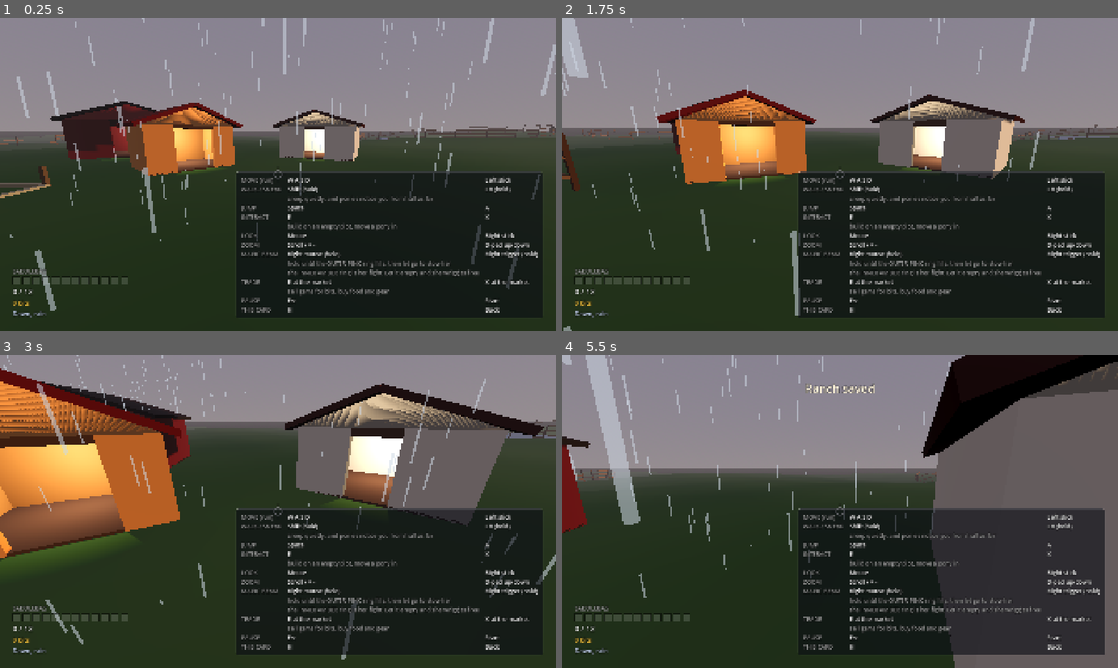
Above: before the commit, frames 1-4 (two rows, left to right).
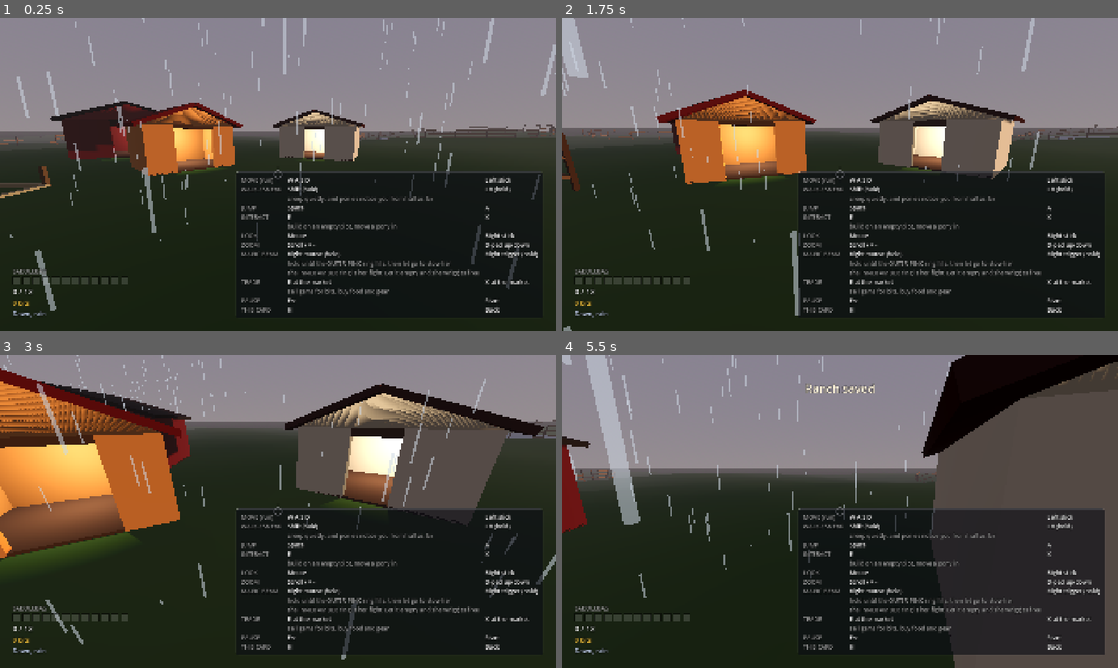
Above: after the commit, the same moments.

Repository: 9je/filly-rancher
Game: Godot game, scene res://world/ranch.tscn
Two runs of this game, one before a commit and one after it. Both use one fixed random seed, a clock stepped at 60 frames per second and the inputs below.
Inputs (mouse positions are in pixels of both pictures, inside the frame that each line leads up to):
- Up to frame 1 (0.25 s): no input
- Up to frame 2 (1.75 s): tap Enter (ui_accept) at 0.5 s; move the mouse to (867, 174) at 0.52 s; hold W (move_forward) from 0.53 s (still down); right-click (867, 174) at 0.6 s; tap Space (jump) at 0.77, 1.52 s; move the mouse to (812, 174) at 1.27 s; tap E (interact) at 1.35 s
- Up to frame 3 (3 s): keep holding W (move_forward); move the mouse to (289, 505) at 2.02 s; tap Keypad 2 (look_down) at 2.1 s; move the mouse to (272, 517) at 2.77 s; tap Keypad 4 (look_left) at 2.85 s
- Up to frame 4 (5.5 s): keep holding W (move_forward); tap Space (jump) at 3.02, 3.77, 4.52 s; move the mouse to (878, 514) at 3.52 s; tap Keypad 6 (look_right) at 3.6 s; move the mouse to (795, 508) at 4.27 s; tap Keypad 8 (look_up) at 4.35 s; move the mouse to (845, 511) at 5.02 s; tap Shift (sneak) at 5.1 s

The runs differ from the first frame. In frame 3, less than 0.1% of the frame differs, in the area x 27-29%, y 24-25%; in frame 4, 9.0%, in the area x 74-100%, y 11-100%.

Commit message:
fix: moonlight, so the ranch can be played at night
All four NIGHT cells of the sky sheet were too dark to play in. The cause was
not the sky: ranch.tscn's Environment took 85% of its ambient colour from the
sky, and once the rig started driving the sky's lower hemisphere correctly
(which it had to, or every night glowed green) the night's only fill light was
a zenith of luminance 0.04.

The scene now takes 35% of its ambient colour from the sky and 65% from
ambient_light_color, and the rig drives that colour as a new target key: a warm
low sun at dawn and dusk, a cool skylight at noon, and at night a blue
moonlight, each dragged 0.4 of the way toward the same phase scaled cloud the
sky is mixed with. The night's ambient base is 0.70 and the weather multiplier
is floored at 0.7 at night only, which puts the effective ambient luminance of
a stormy night at 0.122.

That floor means a stormy night's ambient ENERGY (0.49) sits above a stormy
day's (0.144), which is correct: energy multiplies a colour, and the night's
colour is a dim blue while the day's is a bright skylight. The "night is
darker than day" invariant is therefore asserted on light_energy and on
sky_top luminance, and the ambient clause is gone from it, with the reasoning
written into that test's own docstring.

Diff:
--- a/game/test/test_sky_rig.gd
+++ b/game/test/test_sky_rig.gd
@@ -203,11 +203,20 @@
 func test_the_night_is_strictly_darker_than_the_day_in_every_driven_value() -> void:
 	# Weather scales both hours by the same factor, so this has to hold in all four of them
 	# or one of the weather tables has quietly stood the clock on its head.
+	#
+	# AMBIENT ENERGY IS DELIBERATELY NOT ON THIS LIST, and used to be. Energy is only half of
+	# an ambient: the Environment multiplies it by ambient_light_color, and since ruling 18
+	# the rig drives that colour too. The night's fill colour is a dim blue moonlight and the
+	# day's is a bright skylight, so the same amount of light on screen needs a much larger
+	# number at night. With NIGHT_WEATHER_FLOOR holding a stormy night at 0.49 against a
+	# stormy day's 0.144, asserting an ordering on the multiplier alone would be asserting
+	# that a night is darker by comparing two numbers that are not in the same units. What
+	# reaches the eye is asserted here on light_energy and on sky_top luminance instead, and
+	# the fill light's own colour is ordered in
+	# test_the_night_fills_its_shadows_with_blue_moonlight below.
 	for weather in [CLEAR, RAIN, FOG, STORM]:
 		assert_lt(SkyRigScript.light_energy(NIGHT, weather),
 			SkyRigScript.light_energy(DAY, weather), "sunlight, weather %d" % weather)
-		assert_lt(SkyRigScript.ambient_energy(NIGHT, weather),
-			SkyRigScript.ambient_energy(DAY, weather), "ambient, weather %d" % weather)
 		assert_lt(SkyRigScript.sky_top(NIGHT, weather).get_luminance(),
 			SkyRigScript.sky_top(DAY, weather).get_luminance(), "zenith, weather %d" % weather)
 		assert_lt(SkyRigScript.sky_horizon(NIGHT, weather).get_luminance(),
@@ -218,6 +227,23 @@
 		assert_lt(SkyRigScript.ground_bottom(NIGHT, weather).get_luminance(),
 			SkyRigScript.ground_bottom(DAY, weather).get_luminance(),
 			"ground below, weather %d" % weather)
+
+
+func test_the_night_fills_its_shadows_with_blue_moonlight() -> void:
+	# The Environment takes 65% of its ambient colour from this and only 35% from the sky, so
+	# this is the colour a player actually sees in the shadows. It has to be blue, or a night
+	# reads as an underexposed day, and it has to be darker than the day's or the phases are
+	# the wrong way round in the one value that is not the energy.
+	var night: Color = SkyRigScript.ambient_light_color(NIGHT, CLEAR)
+	var day: Color = SkyRigScript.ambient_light_color(DAY, CLEAR)
+	assert_gt(night.b, night.r,
+		"moonlight is blue: got r %.3f b %.3f" % [night.r, night.b])
+	assert_lt(night.get_luminance(), day.get_luminance(),
+		"and dimmer than the daylight skylight it replaces")
+	for weather in [CLEAR, RAIN, FOG, STORM]:
+		assert_lt(SkyRigScript.ambient_light_color(NIGHT, weather).get_luminance(),
+			SkyRigScript.ambient_light_color(DAY, weather).get_luminance(),
+			"fill colour, weather %d" % weather)
 
 
 func test_the_weather_multipliers_are_the_agreed_ones() -> void:
@@ -292,6 +318,10 @@
 	_environment.background_mode = Environment.BG_SKY
 	_environment.sky = sky
 	_environment.ambient_light_source = Environment.AMBIENT_SOURCE_SKY
+	# ranch.tscn's own split and its own hand authored fill colour, so a test that says the
+	# rig repaints the ambient is repainting the same daylight blue the ranch ships.
+	_environment.ambient_light_sky_contribution = 0.35
+	_environment.ambient_light_color = Color(0.729412, 0.803922, 0.878431)
 	_environment.ambient_light_energy = 0.32
 	_environment.fog_enabled = true
 	_environment.fog_density = 0.0011
@@ -347,6 +377,20 @@
 	assert_lt(_sky_material.ground_horizon_color.get_luminance(),
 		daylight_grass.get_luminance() * 0.5,
 		"a night ground band must be nothing like the daylight grass it replaced")
+
+	# And the fill light, which is the other half of the same fix: a rig that darkened the
+	# ground half of the sky without also writing a moonlight ambient would leave exactly the
+	# unplayable night this ruling exists to undo.
+	var wanted: Color = SkyRigScript.ambient_light_color(NIGHT, CLEAR)
+	assert_almost_eq(_environment.ambient_light_color.r, wanted.r, 0.001,
+		"the fill light's red reached the Environment")
+	assert_almost_eq(_environment.ambient_light_color.g, wanted.g, 0.001,
+		"and its green")
+	assert_almost_eq(_environment.ambient_light_color.b, wanted.b, 0.001,
+		"and its blue, which is the one that makes it moonlight")
+	assert_almost_eq(_environment.ambient_light_energy,
+		SkyRigScript.ambient_energy(NIGHT, CLEAR), 0.001,
+		"and the energy it is multiplied by")
 
 
 func test_a_pinned_clear_day_puts_the_sun_up_and_the_rain_away() -> void:
--- a/game/world/ranch.tscn
+++ b/game/world/ranch.tscn
@@ -32,7 +32,7 @@
 sky = SubResource("Sky")
 ambient_light_source = 3
 ambient_light_color = Color(0.729412, 0.803922, 0.878431, 1)
-ambient_light_sky_contribution = 0.85
+ambient_light_sky_contribution = 0.35
 ambient_light_energy = 0.32
 tonemap_mode = 3
 tonemap_white = 3.0
--- a/game/world/sky_rig.gd
+++ b/game/world/sky_rig.gd
@@ -4,8 +4,8 @@
 ## the weather is doing; this node is the only thing that turns that answer into photons.
 ## It moves the ranch's DirectionalLight3D along an arc, retints its light, repaints all
 ## four of the ProceduralSkyMaterial's colours (both halves of the sky, not just the half
-## above the skyline), thickens the WorldEnvironment's fog and turns a GPUParticles3D of
-## falling streaks on and off.
+## above the skyline), sets the WorldEnvironment's ambient fill colour and energy, thickens
+## its fog and turns a GPUParticles3D of falling streaks on and off.
 ##
 ## THE MAPPING IS PURE AND STATIC, the scene writing is not. Every question of the form
 ## "what colour is a stormy dusk" is a static function of (phase, weather) with no node in
@@ -78,15 +78,41 @@
 	Color(0.58, 0.40, 0.55),
 	Color(0.06, 0.08, 0.18),
 ]
-## DAY's 0.32 is likewise ranch.tscn's own ambient_light_energy. NIGHT's 0.22 is the other
-## half of the playability fix above: ambient is what fills the shadows the moon does not
-## reach, and at 0.10 the ground under a night sky was a silhouette with ponies lost in it.
-##
-## IT IS THE NIGHT'S BASE, NOT A FLOOR UNDER IT. Applying 0.22 as a hard minimum on the
-## finished value would put a stormy night (0.22) above a stormy day (0.32 x 0.45 = 0.144)
-## and stand the phases on their heads; weather still scales the night down from here, to
-## 0.099 at its very worst, which is twice what the old clear night got.
-const PHASE_AMBIENT_ENERGY: Array[float] = [0.24, 0.32, 0.22, 0.22]
+## DAY's 0.32 is likewise ranch.tscn's own ambient_light_energy. NIGHT's 0.70 is not an art
+## number at all, it is the answer to an arithmetic one. Ambient is what fills the shadows
+## the moon does not reach, and the Environment mixes its ambient from two sources: 35% off
+## the sky (which at night is a zenith of luminance 0.04) and 65% off ambient_light_color
+## (the moonlight below, luminance 0.36 once a storm has greyed it). The effective ambient
+## luminance is therefore about 0.249 per unit of energy at NIGHT/STORM, and the ranch stops
+## being playable below roughly 0.12 of it. 0.70 x 0.70 = 0.49 lands on 0.122. Anything
+## smaller is a night a player cannot catch a pony in.
+##
+## IT IS THE NIGHT'S BASE, NOT A FLOOR UNDER IT, and the night is the one phase whose
+## ordering against the day is NOT defined here: see the note on NIGHT_WEATHER_FLOOR.
+const PHASE_AMBIENT_ENERGY: Array[float] = [0.24, 0.32, 0.22, 0.70]
+
+## THE COLOUR OF THE FILL LIGHT, which is a separate question from how much of it there is.
+## ranch.tscn's Environment now takes only 35% of its ambient colour off the sky and 65% off
+## this, so these four are what actually lifts the shadows: a warm low sun at DAWN and DUSK,
+## a cool skylight at DAY, and at NIGHT a moonlight that is deliberately blue, because a
+## night lit by a neutral grey reads as an underexposed day rather than as moonlight.
+##
+## WHY THE SPLIT MOVED. It used to be 85% sky, which was fine only while the sky's lower
+## hemisphere was accidentally daylight grass. Driving that half correctly (see
+## GROUND_HORIZON_DARKEN) removed the accidental fill and left all four NIGHT cells of the
+## sky sheet too dark to play in. The fix is to stop asking a night sky to be a lamp.
+const PHASE_AMBIENT_COLORS: Array[Color] = [
+	Color(0.86, 0.78, 0.74),
+	Color(0.80, 0.86, 0.94),
+	Color(0.82, 0.68, 0.64),
+	Color(0.48, 0.56, 0.80),
+]
+## How far the fill light is dragged toward the same cloud the sky is mixed with, so an
+## overcast hour fills its shadows with cloud light rather than with its own clear sky. It is
+## the sky's cloud, phase scaled by _cloud_light(), not the raw grey. CLEAR is zero for the
+## same reason WEATHER_SKY_MIX's is: its entry in WEATHER_SKY_GREY is a white placeholder
+## that no weather ever actually hangs in the air.
+const WEATHER_AMBIENT_MIX: Array[float] = [0.0, 0.4, 0.4, 0.4]
 
 ## THE HORIZON IS THE ZENITH, TINTED TOWARD ITS OWN HOUR. Each phase names the colour its
 ## band near the ground is pulled toward and HORIZON_BLEND says how far.
@@ -114,7 +140,8 @@
 ## (0.416, 0.529, 0.349), and a rig that wrote only the two sky colours left that green at
 ## full daylight brightness under a near black zenith: a bright green band ran the whole way
 ## round the horizon of every night shot. It leaked into the lighting too, since the scene's
-## ambient takes 85% of its colour from the sky.
+## ambient used to take 85% of its colour from the sky. That share is now 35%, and the rest
+## is PHASE_AMBIENT_COLORS below.
 const GROUND_HORIZON_DARKEN := 0.55
 const GROUND_BOTTOM_DARKEN := 0.30
 
@@ -161,6 +188,19 @@
 const MIN_LIGHT_ENERGY := 0.06
 const MIN_AMBIENT_ENERGY := 0.05
 
+## HOW MUCH OF THE NIGHT'S AMBIENT A STORM IS ALLOWED TO TAKE. Weather scales ambient the
+## same way it scales sunlight, but a storm's 0.45 applied on top of a night that is already
+## the darkest phase takes the fill light past the point where the ranch is legible. At
+## night, and only at night, the multiplier is floored here: a stormy night gets 0.70 of its
+## base rather than 0.45.
+##
+## THIS IS WHY "NIGHT IS DARKER THAN DAY" IS NOT AN AMBIENT CLAIM. With this floor a stormy
+## night's ambient energy (0.49) is above a stormy day's (0.144), and that is correct and
+## intended: ambient energy multiplies a colour, and the night's fill colour is a dim blue
+## moonlight while the day's is a bright skylight. The ordering that means anything on
+## screen is asserted on light_energy and on sky_top luminance, which hold in every weather.
+const NIGHT_WEATHER_FLOOR := 0.7
+
 ## The rain column: a 14 by 14 metre box of emitters one metre thick, RAIN_HEIGHT above
 ## whoever follow() was given, falling at RAIN_GRAVITY for RAIN_LIFETIME seconds.
 const RAIN_HEIGHT := 9.0
@@ -179,6 +219,7 @@
 const KEY_GROUND_HORIZON := "ground_horizon"
 const KEY_GROUND_BOTTOM := "ground_bottom"
 const KEY_AMBIENT_ENERGY := "ambient_energy"
+const KEY_AMBIENT_COLOR := "ambient_color"
 const KEY_FOG_DENSITY := "fog_density"
 const KEY_RAIN_AMOUNT := "rain_amount"
 
@@ -317,8 +358,22 @@
 
 
 static func ambient_energy(phase: int, weather: int) -> float:
-	var base: float = PHASE_AMBIENT_ENERGY[_phase_index(phase)]
-	return maxf(MIN_AMBIENT_ENERGY, base * WEATHER_ENERGY_SCALE[_weather_index(weather)])
+	var p := _phase_index(phase)
+	var base: float = PHASE_AMBIENT_ENERGY[p]
+	var scale: float = WEATHER_ENERGY_SCALE[_weather_index(weather)]
+	if p == WorldStateScript.Phase.NIGHT:
+		scale = maxf(scale, NIGHT_WEATHER_FLOOR)
+	return maxf(MIN_AMBIENT_ENERGY, base * scale)
+
+
+## THE COLOUR THE SHADOWS ARE FILLED WITH. The hour picks it and the weather drags it toward
+## whatever cloud is hanging in that hour, so a rainy dusk fills with grey rather than with
+## its own salmon sky. Written to Environment.ambient_light_color, which is 65% of the
+## finished ambient; the other 35% the Environment samples off the sky itself.
+static func ambient_light_color(phase: int, weather: int) -> Color:
+	var p := _phase_index(phase)
+	var w := _weather_index(weather)
+	return PHASE_AMBIENT_COLORS[p].lerp(cloud_colour(phase, weather), WEATHER_AMBIENT_MIX[w])
 
 
 static func fog_density(weather: int) -> float:
@@ -459,6 +514,7 @@
 		KEY_GROUND_HORIZON: ground_horizon(phase, weather),
 		KEY_GROUND_BOTTOM: ground_bottom(phase, weather),
 		KEY_AMBIENT_ENERGY: ambient_energy(phase, weather),
+		KEY_AMBIENT_COLOR: ambient_light_color(phase, weather),
 		KEY_FOG_DENSITY: fog_density(weather),
 		KEY_RAIN_AMOUNT: rain_amount(weather),
 	}
@@ -478,6 +534,11 @@
 	var horizon: Color = _current.get(KEY_SKY_HORIZON, Color.WHITE)
 	if _environment != null:
 		_environment.ambient_light_energy = float(_current.get(KEY_AMBIENT_ENERGY, 0.32))
+		# The fill light's own colour, which is most of the ambient: the scene asks the sky
+		# for only 35% of it, so a night sky at luminance 0.04 can no longer black the ranch
+		# out on its own.
+		_environment.ambient_light_color = _current.get(
+			KEY_AMBIENT_COLOR, _environment.ambient_light_color)
 		_environment.fog_density = float(_current.get(KEY_FOG_DENSITY, WEATHER_FOG_DENSITY[0]))
 		# The fog is lit by the same air the horizon band is, so it takes that colour and
 		# a night fog goes dark instead of glowing white in the dark.
@@ -531,6 +592,7 @@
 		_current[KEY_LIGHT_COLOR] = _sun.light_color
 	if _environment != null:
 		_current[KEY_AMBIENT_ENERGY] = _environment.ambient_light_energy
+		_current[KEY_AMBIENT_COLOR] = _environment.ambient_light_color
 		_current[KEY_FOG_DENSITY] = _environment.fog_density
 	if _sky_material != null:
 		_current[KEY_SKY_TOP] = _sky_material.sky_top_color
Not shown, changed: tools/run_tests.sh
